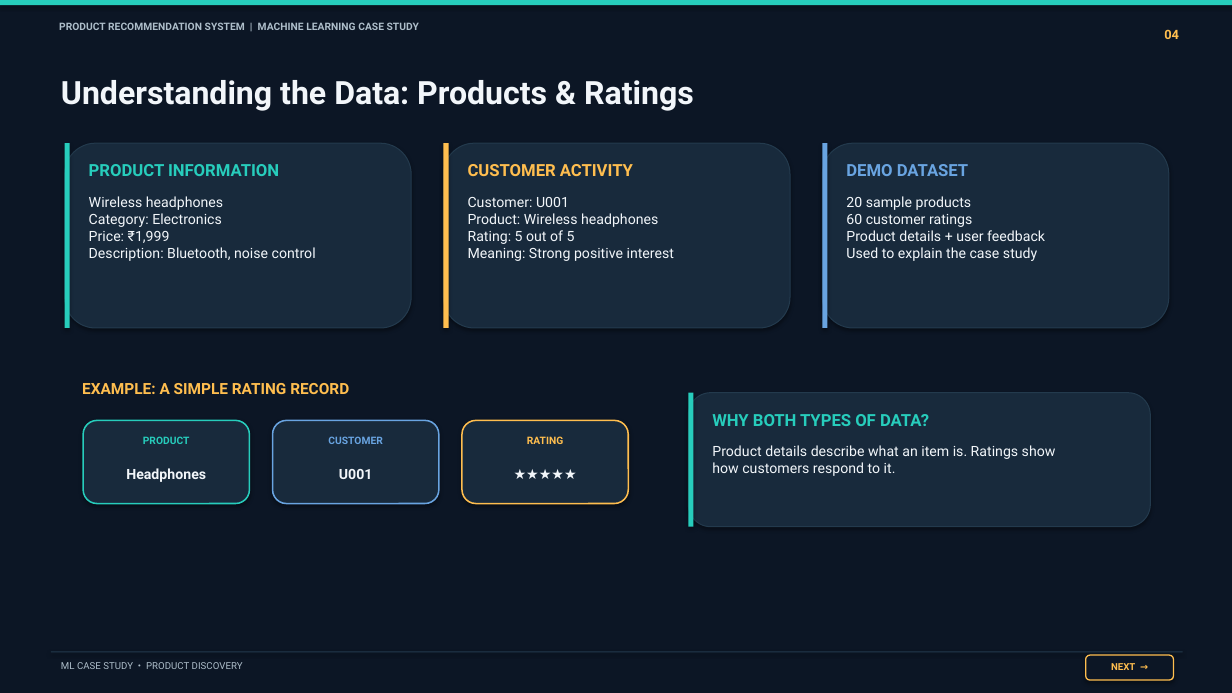
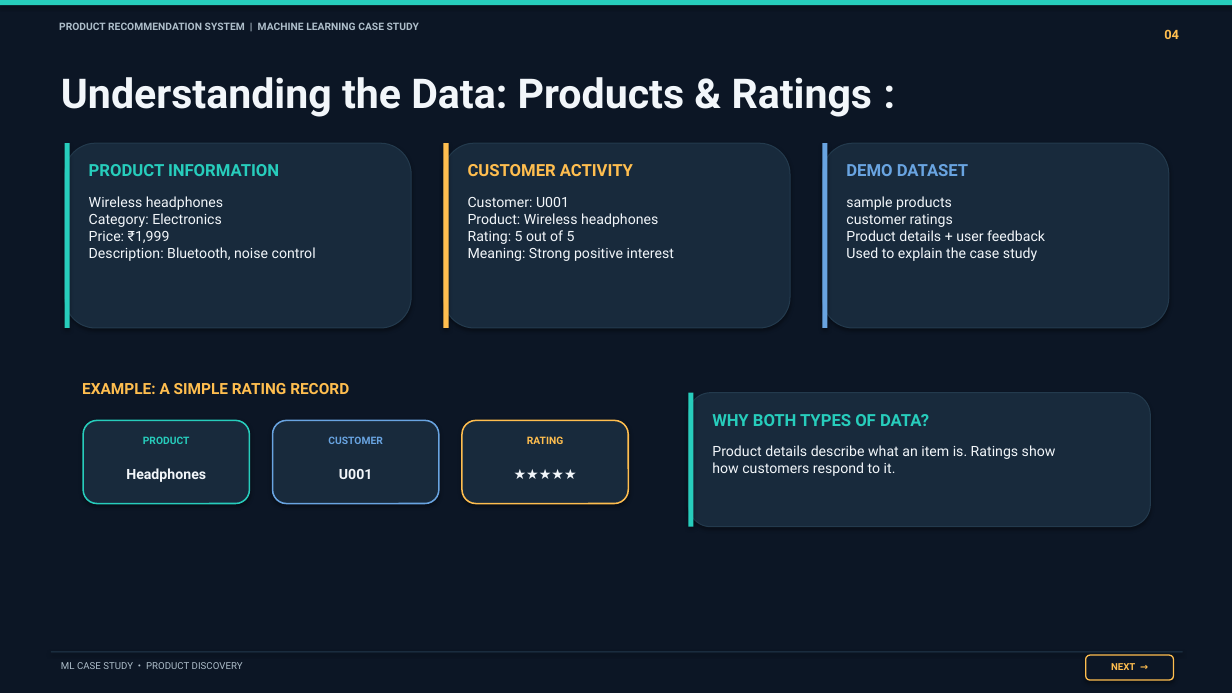
Before and after one commit to keerthi-6302/ML-Lab-Assignments, a slide deck: slide 4 of CLA-3_AP24110011365.pptx. Drawn at 1232x693 pixels with LibreOffice and Linux fonts; fonts in the diff are those of the drawing. Boxes give left, top, right and bottom in pixels: in the first picture for what was removed or moved away, otherwise in the second. Text is boxed around its words. In the diff, an @@ line names an element or a change of style, - is before the commit and + after.

```diff
--- a/CLA-3_AP24110011365.pptx
+++ b/CLA-3_AP24110011365.pptx
@@ text at <box>61,77,873,117</box>: text changed; size 25 to 32 pt @@
-Understanding the Data: Products & Ratings
+Understanding the Data: Products & Ratings :
@@ text at <box>846,196,953,227</box>: text changed @@
-20 sample products
-60 customer ratings
+sample products
+customer ratings
```
Also in this commit, not shown: 11 other slides changed, 1 slide added.
